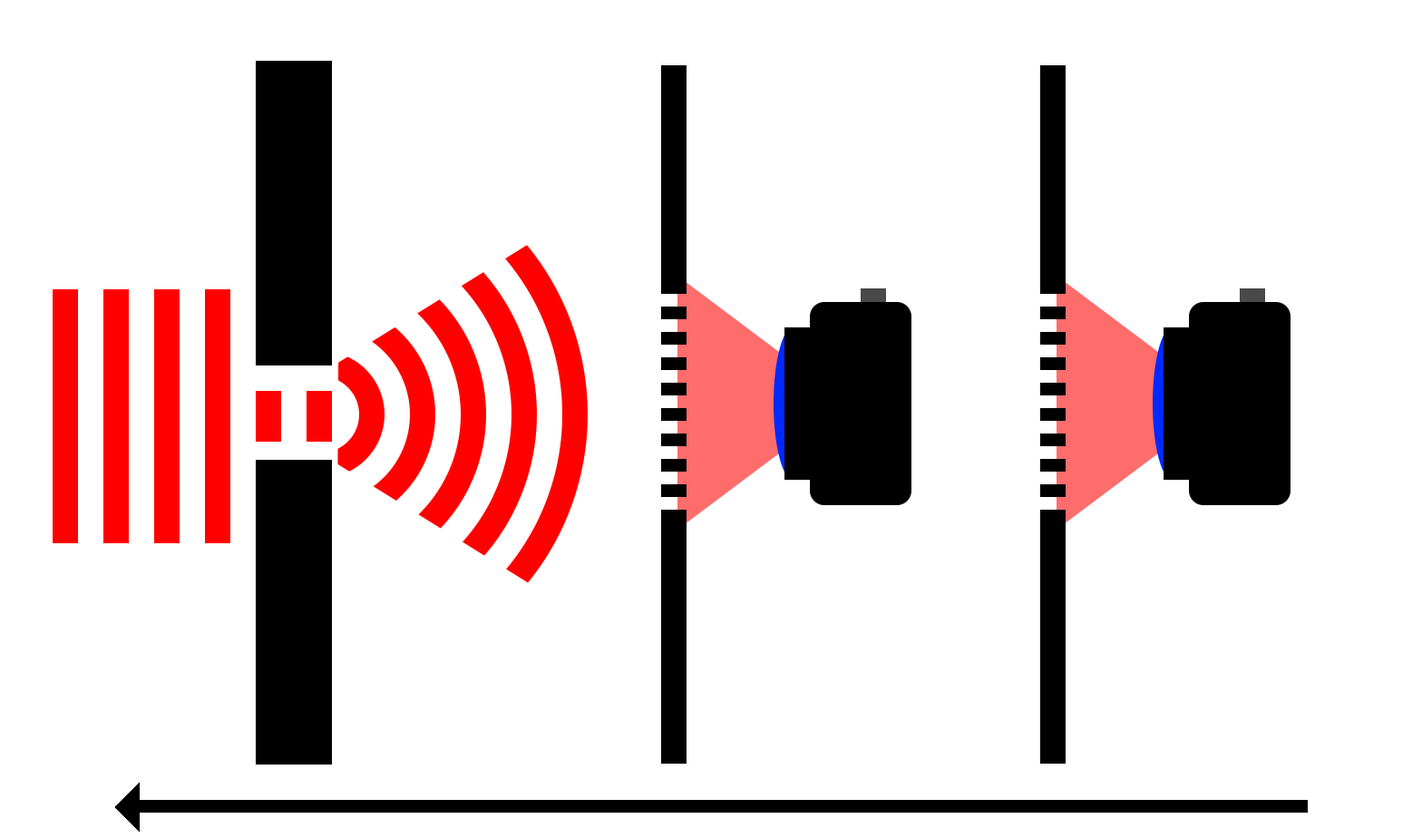
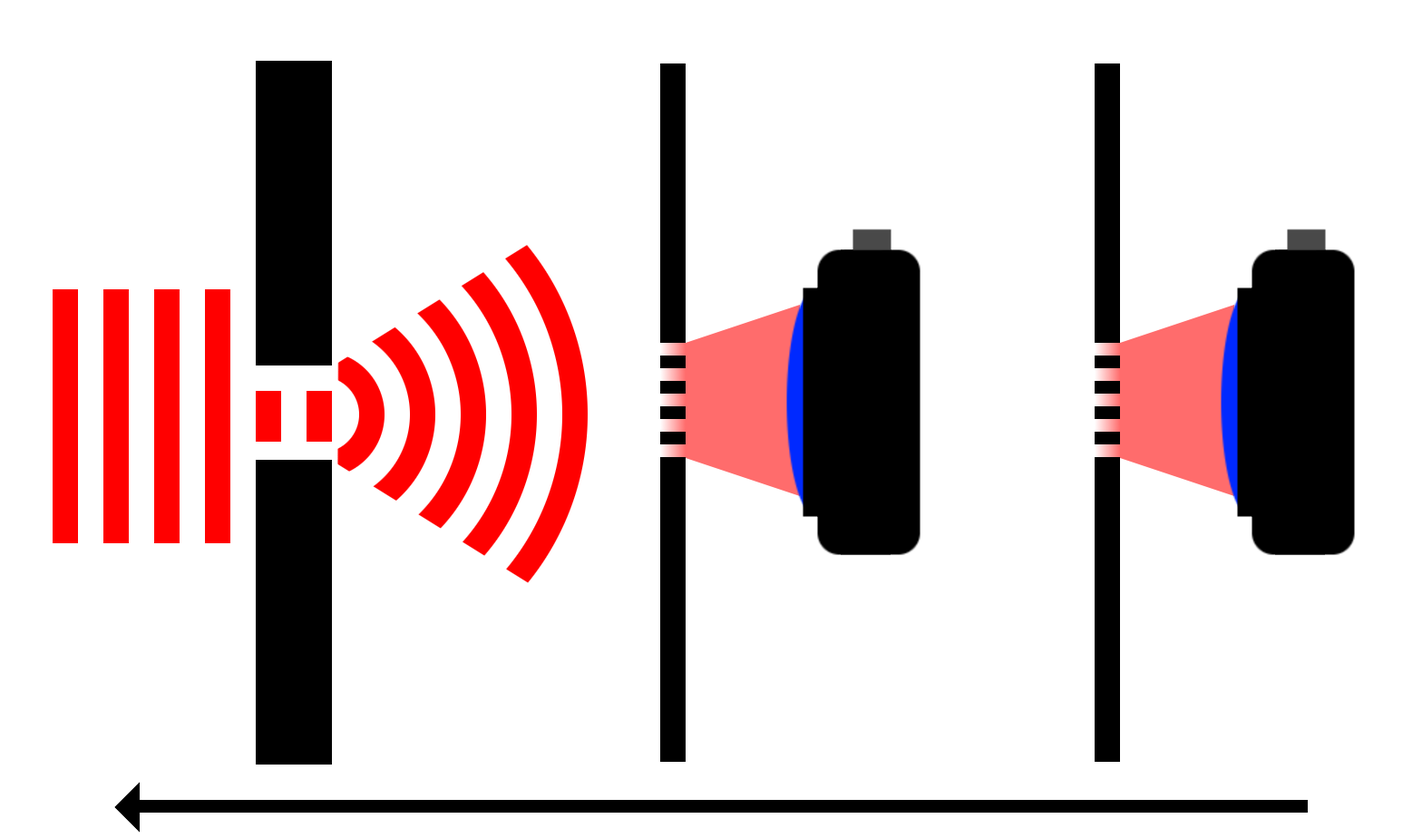
Layered file, before and after one edit (1422 x 838). Changes by layer:
added layer "Pasted Layer #1" in group "camera1 #1" over [1251, 228, 1356, 556]
painted on "camera #2" over [1163, 286, 1291, 518]
painted on "camera #3" over [1152, 289, 1284, 511]
painted on "grating #2" over [1040, 63, 1120, 764]
painted on "grating #3" over [1056, 275, 1235, 530]
added layer "Pasted Layer" in group "camera1" over [817, 228, 922, 556]
painted on "camera" over [784, 286, 912, 518]
painted on "camera #1" over [773, 289, 849, 511]
painted on "grating" over [660, 63, 687, 764]
painted on "grating #1" over [660, 275, 800, 530]
